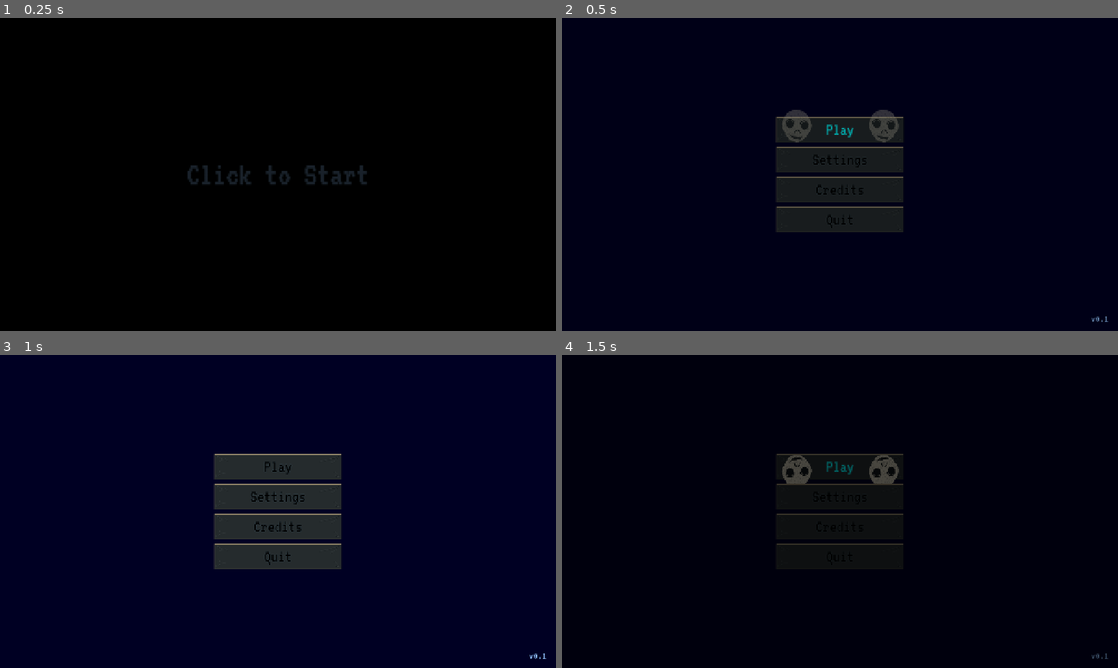
Above: before the commit, frames 1-4 (two rows, left to right).
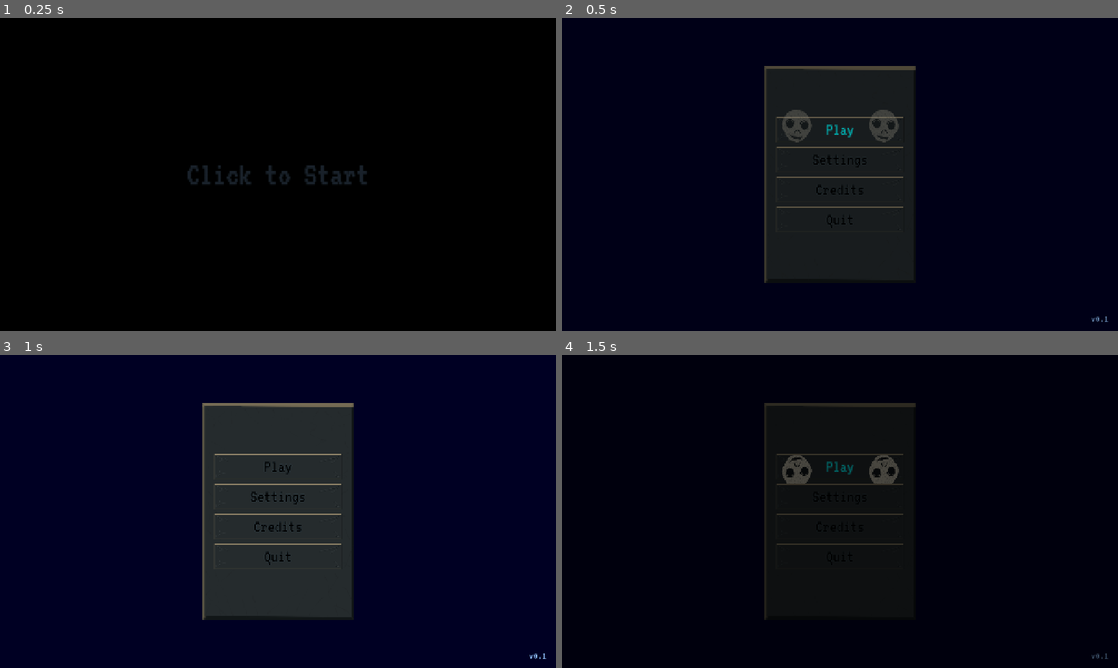
Above: after the commit, the same moments.

Repository: JeremyMarkWilcox/Tower-Defense
Game: Godot game, scene res://core/ui/boot.tscn
The game is run twice, just before and just after one commit, with the same random seed, the same clock (stepped at 60 frames per second) and the same inputs. Sound files missing from this copy of the repository are replaced by a short silence.
Inputs:
- Up to frame 1 (0.25 s): no input
- Up to frame 2 (0.5 s): no input
- Up to frame 3 (1 s): click "Play" at 0.5 s
- Up to frame 4 (1.5 s): click "Play" at 1.25 s

Frame 1 is identical in both runs. In frame 2, 11% of the frame differs, in the area x 36-64%, y 15-85%; in frame 3, 11%; in frame 4, 0.6%.

Commit message:
Added Ui Panels

Diff:
--- a/core/ui/end_screen.tscn
+++ b/core/ui/end_screen.tscn
@@ -2,7 +2,11 @@
 
 [ext_resource type="Script" uid="uid://bsq1ys1w6rko1" path="res://core/ui/end_screen.gd" id="1_ii3hx"]
 [ext_resource type="Theme" uid="uid://big3vhu7k1hbb" path="res://core/theme/base_theme.tres" id="2_chb2t"]
+[ext_resource type="Texture2D" uid="uid://0dmonlip37ou" path="res://assets/2dart/ui_panel.png" id="2_pdkar"]
 [ext_resource type="PackedScene" uid="uid://ms65ua2jh58q" path="res://game/ui/skull_button.tscn" id="3_v4e4x"]
+
+[sub_resource type="StyleBoxTexture" id="StyleBoxTexture_0uw0j"]
+texture = ExtResource("2_pdkar")
 
 [node name="EndScreen" type="Control" unique_id=1090858386 node_paths=PackedStringArray("heading_label", "retry_button", "title_button", "first_focus", "focus_chain")]
 layout_mode = 3
@@ -26,6 +30,23 @@
 grow_horizontal = 2
 grow_vertical = 2
 color = Color(0, 0, 0, 0.7058824)
+
+[node name="PanelContainer" type="PanelContainer" parent="." unique_id=1546182883]
+custom_minimum_size = Vector2(400, 0)
+custom_maximum_size = Vector2(-1, 250)
+layout_mode = 1
+anchors_preset = 8
+anchor_left = 0.5
+anchor_top = 0.5
+anchor_right = 0.5
+anchor_bottom = 0.5
+offset_left = -175.0
+offset_top = -250.0
+offset_right = 175.0
+offset_bottom = 250.0
+grow_horizontal = 2
+grow_vertical = 2
+theme_override_styles/panel = SubResource("StyleBoxTexture_0uw0j")
 
 [node name="VBoxContainer" type="VBoxContainer" parent="." unique_id=1969318145]
 layout_mode = 1
--- a/core/ui/pause_menu.tscn
+++ b/core/ui/pause_menu.tscn
@@ -1,7 +1,11 @@
 [gd_scene format=3 uid="uid://clc41ipfan7bu"]
 
 [ext_resource type="Script" uid="uid://blcy7p60o1i33" path="res://core/ui/pause_menu.gd" id="1_jxs0t"]
+[ext_resource type="Texture2D" uid="uid://0dmonlip37ou" path="res://assets/2dart/ui_panel.png" id="2_q2nfl"]
 [ext_resource type="PackedScene" uid="uid://ms65ua2jh58q" path="res://game/ui/skull_button.tscn" id="2_vdl4r"]
+
+[sub_resource type="StyleBoxTexture" id="StyleBoxTexture_nwy8r"]
+texture = ExtResource("2_q2nfl")
 
 [node name="PauseMenu" type="Control" unique_id=1641965247 node_paths=PackedStringArray("resume_button", "restart_button", "quit_button", "settings_button", "first_focus", "focus_chain")]
 layout_mode = 3
@@ -26,6 +30,22 @@
 grow_horizontal = 2
 grow_vertical = 2
 color = Color(0, 0, 0, 0.92156863)
+
+[node name="PanelContainer" type="PanelContainer" parent="." unique_id=1578001760]
+custom_maximum_size = Vector2(350, -1)
+layout_mode = 1
+anchors_preset = 8
+anchor_left = 0.5
+anchor_top = 0.5
+anchor_right = 0.5
+anchor_bottom = 0.5
+offset_left = -175.0
+offset_top = -250.0
+offset_right = 175.0
+offset_bottom = 250.0
+grow_horizontal = 2
+grow_vertical = 2
+theme_override_styles/panel = SubResource("StyleBoxTexture_nwy8r")
 
 [node name="Restart" type="VBoxContainer" parent="." unique_id=212127685]
 layout_mode = 1
--- a/core/ui/title.tscn
+++ b/core/ui/title.tscn
@@ -4,8 +4,12 @@
 [ext_resource type="AudioStream" uid="uid://bjtpqornf3g4s" path="res://assets/sounds/music/deified.mp3" id="2_4snhl"]
 [ext_resource type="PackedScene" uid="uid://dr52lc4bvyyj7" path="res://core/ui/settings_menu.tscn" id="2_fepre"]
 [ext_resource type="PackedScene" uid="uid://ms65ua2jh58q" path="res://game/ui/skull_button.tscn" id="3_2fc5o"]
+[ext_resource type="Texture2D" uid="uid://0dmonlip37ou" path="res://assets/2dart/ui_panel.png" id="3_wyv7l"]
 [ext_resource type="PackedScene" uid="uid://ddt1m8s6wg7ju" path="res://core/ui/credits.tscn" id="4_q06yk"]
 [ext_resource type="PackedScene" uid="uid://cniox0c88ga5l" path="res://core/ui/controls_menu.tscn" id="5_f8y5p"]
+
+[sub_resource type="StyleBoxTexture" id="StyleBoxTexture_ra2i3"]
+texture = ExtResource("3_wyv7l")
 
 [node name="Title" type="Control" unique_id=1641629483 node_paths=PackedStringArray("play_button", "settings_button", "credits_button", "quit_button", "settings_menu", "credits_menu", "version_label")]
 layout_mode = 3
@@ -33,6 +37,22 @@
 grow_horizontal = 2
 grow_vertical = 2
 color = Color(0.00039084276, 0, 0.1363014, 1)
+
+[node name="PanelContainer" type="PanelContainer" parent="." unique_id=188829487]
+custom_maximum_size = Vector2(350, -1)
+layout_mode = 1
+anchors_preset = 8
+anchor_left = 0.5
+anchor_top = 0.5
+anchor_right = 0.5
+anchor_bottom = 0.5
+offset_left = -375.0
+offset_top = -250.0
+offset_right = 375.0
+offset_bottom = 250.0
+grow_horizontal = 2
+grow_vertical = 2
+theme_override_styles/panel = SubResource("StyleBoxTexture_ra2i3")
 
 [node name="VBoxContainer" type="VBoxContainer" parent="." unique_id=919356858]
 layout_mode = 1
Binary file added: assets/2dart/ui_panel.png
Not shown, added: assets/2dart/ui_panel.png.import
Not shown, added: assets/2dart/ui_panel.png~
